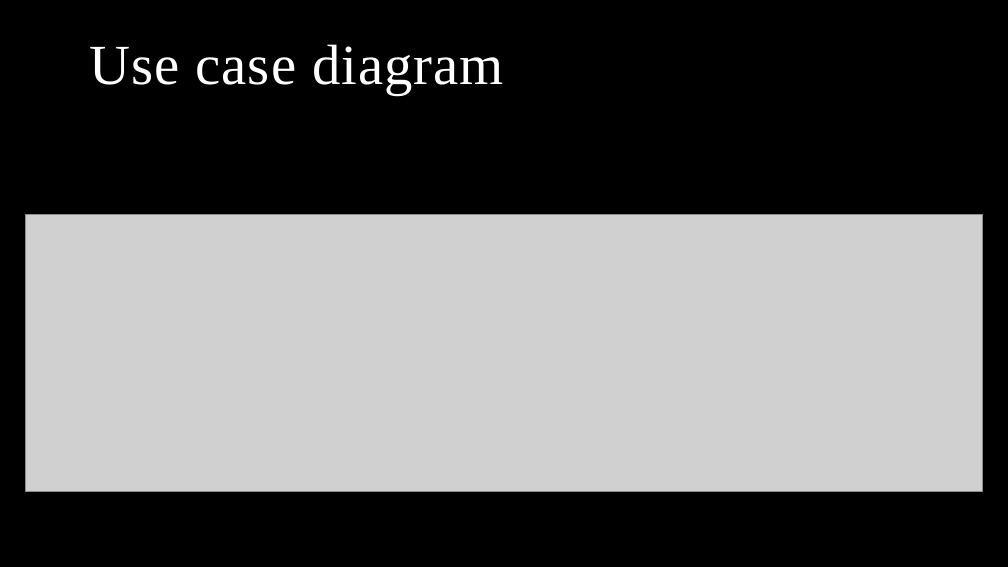
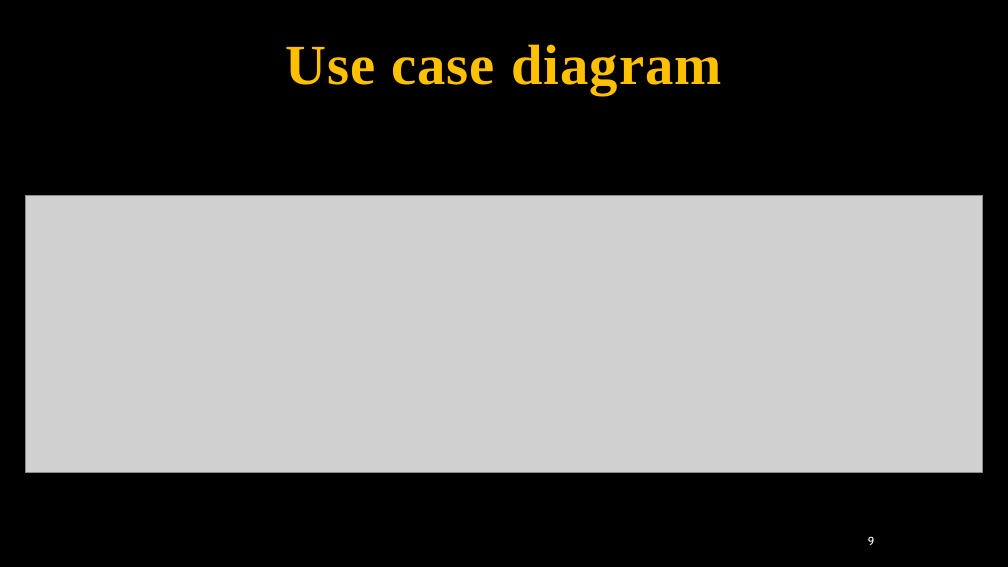
Before and after one commit to hqhoangvuong/DoAn1_CNTT, a slide deck: slide 10 of BaoCao.pptx (slide 15 before the commit). Drawn at 1008x567 pixels with LibreOffice and Linux fonts; fonts in the diff are those of the drawing; grey boxes stand for pictures; background and template pictures are left out. Boxes give left, top, right and bottom in pixels: in the first picture for what was removed or moved away, otherwise in the second. Text is boxed around its words. In the diff, an @@ line names an element or a change of style, - is before the commit and + after.

```diff
--- a/BaoCao.pptx
+++ b/BaoCao.pptx
@@ title "Use case diagram": place and size @@
-title "Use case diagram" at box(89, 44, 504, 95)
+title "Use case diagram" at box(285, 44, 722, 95)
@@ title "Use case diagram" at box(285, 44, 722, 95): text colour #FFFFFF to #FFC000, bold on; alignment left to centre @@
@@ picture: place and size @@
-picture at box(25, 214, 983, 492)
+picture at box(25, 195, 983, 473)
@@ page number added at box(868, 536, 875, 545), 11 pt, text #FFFFFF @@
+9
```
Also in this commit, not shown: 14 other slides changed, 8 slides removed, 4 other files.
